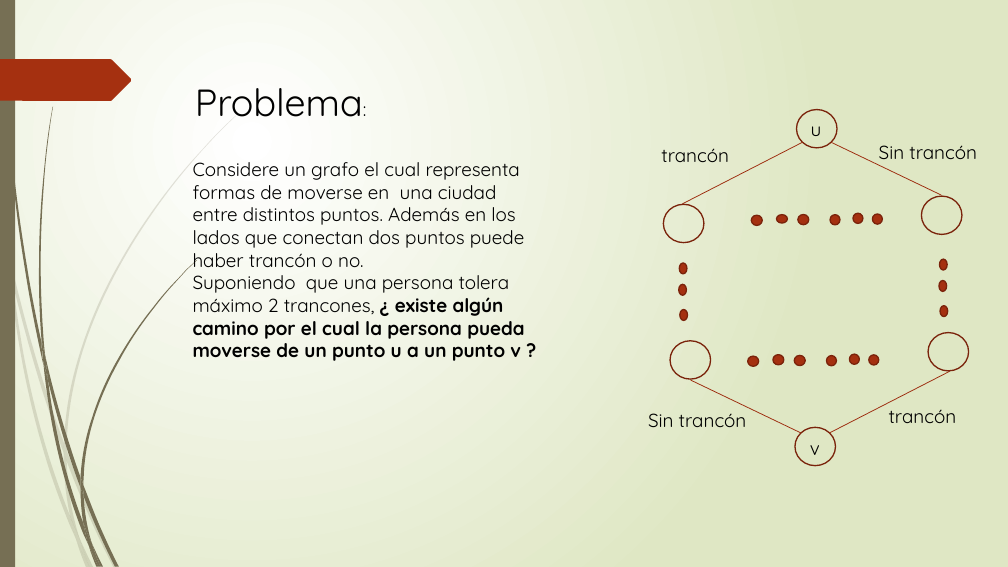
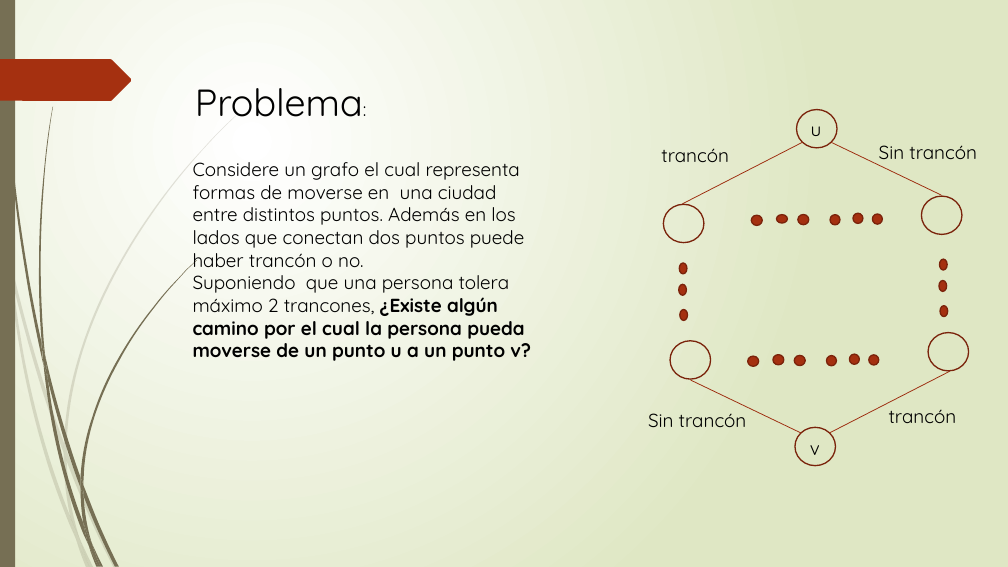
Before and after one commit to juanksRuiz/Proyecto-LCC, a slide deck: slide 2 of Problema de caminos con trancones.pptx. Drawn at 1008x567 pixels with LibreOffice and Linux fonts; fonts in the diff are those of the drawing. Boxes give left, top, right and bottom in pixels: in the first picture for what was removed or moved away, otherwise in the second. Text is boxed around its words. In the diff, an @@ line names an element or a change of style, - is before the commit and + after.

```diff
--- a/Problema de caminos con trancones.pptx
+++ b/Problema de caminos con trancones.pptx
@@ text at (193, 275, 531, 361): text changed @@
-Suponiendo que una persona tolera máximo 2 trancones, ¿ existe algún camino por el cual la persona pueda moverse de un punto u a un punto v ?
+Suponiendo que una persona tolera máximo 2 trancones, ¿Existe algún camino por el cual la persona pueda moverse de un punto u a un punto v?
```
Also in this commit, not shown: 2 slides added.
